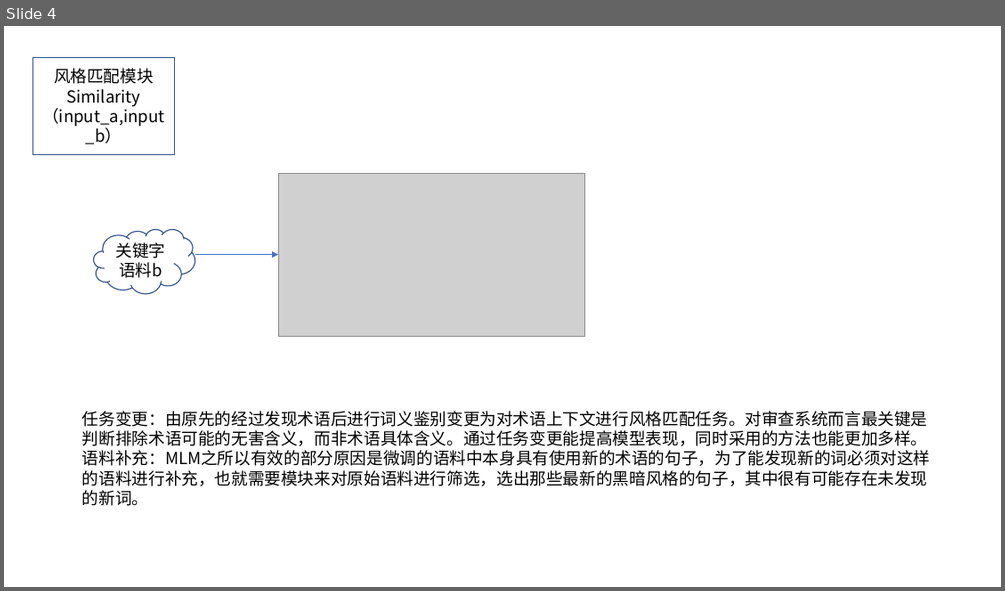
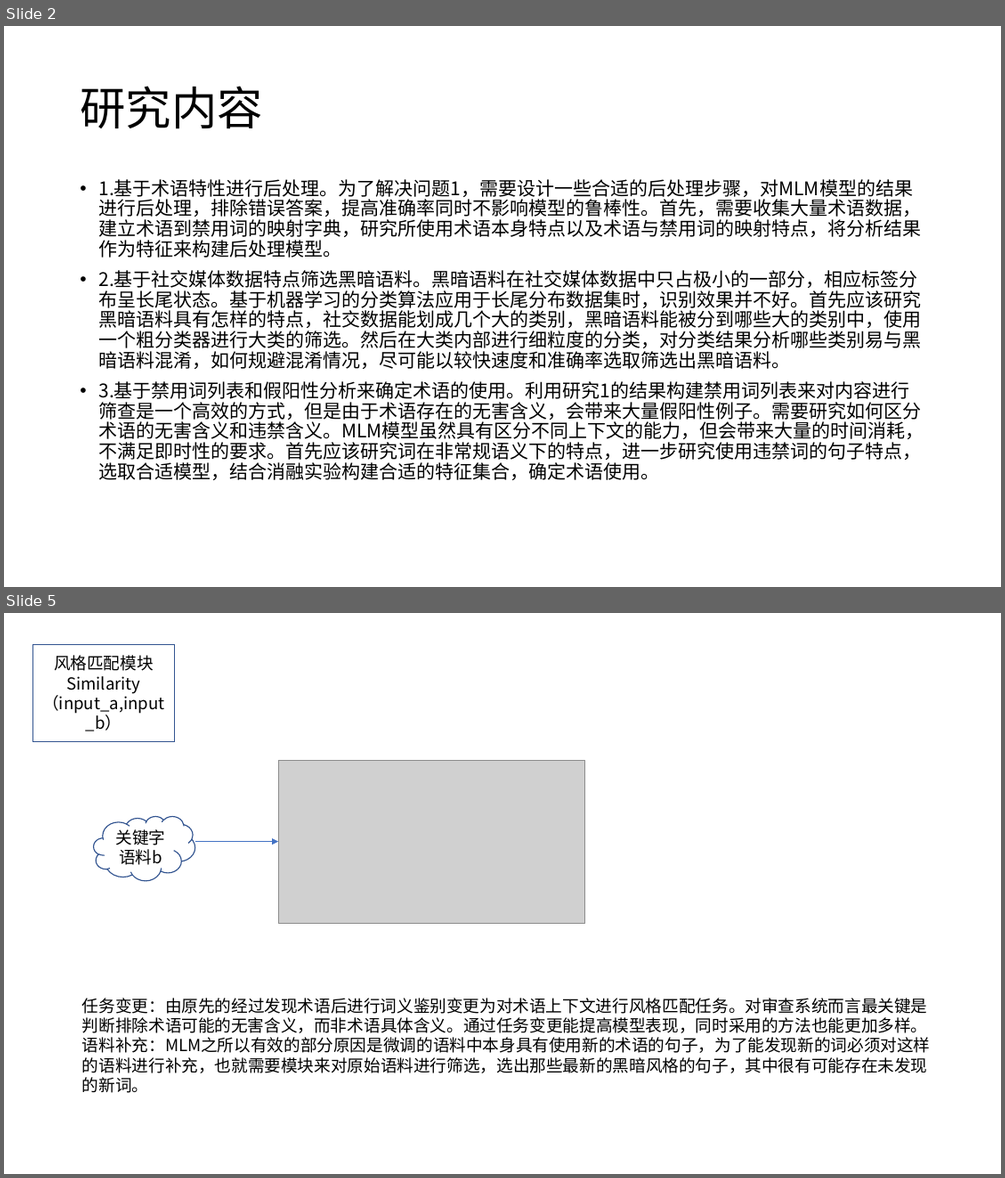
Before and after one commit to beardream98/gittest, a slide deck: nlp/毕业论文/委婉语检测/制图/新建 Microsoft PowerPoint 演示文稿.pptx. Shown one above the other, each under a label of ours: slide 4 before the commit, slides 2 and 5 after it; the slides between them are not shown. The pictures are 1005x591 and 1005x1178 pixels, drawn with LibreOffice and Linux fonts; fonts in the diff are those of the drawing; grey boxes stand for pictures. Boxes give left, top, right and bottom in pixels: in the first picture for what was removed or moved away, otherwise in the second. Text is boxed around its words. In the diff, an @@ line names an element or a change of style, - is before the commit and + after.

```diff
--- a/nlp/毕业论文/委婉语检测/制图/新建 Microsoft PowerPoint 演示文稿.pptx
+++ b/nlp/毕业论文/委婉语检测/制图/新建 Microsoft PowerPoint 演示文稿.pptx
@@ slide 2 added at <box>4,26,1001,587</box>, background #FFFFFF @@
@@ title added at <box>80,86,262,129</box>, 44 pt, text #000000 @@
+研究内容
@@ text added at <box>98,179,923,480</box>, 18 pt, text #000000 @@
+• 1.基于术语特性进行后处理。为了解决问题1，需要设计一些合适的后处理步骤，对MLM模型的结果进行后处理，排除错误答案，提高准确率同时不影响模型的鲁棒性。首先，需要收集大量术语数据，建立术语到禁用词的映射字典，研究所使用术语本身特点以及术语与禁用词的映射特点，将分析结果作为特征来构建后处理模型。
+• 2.基于社交媒体数据特点筛选黑暗语料。黑暗语料在社交媒体数据中只占极小的一部分，相应标签分布呈长尾状态。基于机器学习的分类算法应用于长尾分布数据集时，识别效果并不好。首先应该研究黑暗语料具有怎样的特点，社交数据能划成几个大的类别，黑暗语料能被分到哪些大的类别中，使用一个粗分类器进行大类的筛选。然后在大类内部进行细粒度的分类，对分类结果分析哪些类别易与黑暗语料混淆，如何规避混淆情况，尽可能以较快速度和准确率选取筛选出黑暗语料。
+• 3.基于禁用词列表和假阳性分析来确定术语的使用。利用研究1的结果构建禁用词列表来对内容进行筛查是一个高效的方式，但是由于术语存在的无害含义，会带来大量假阳性例子。需要研究如何区分术语的无害含义和违禁含义。MLM模型虽然具有区分不同上下文的能力，但会带来大量的时间消耗，不满足即时性的要求。首先应该研究词在非常规语义下的特点，进一步研究使用违禁词的句子特点，选取合适模型，结合消融实验构建合适的特征集合，确定术语使用。
@@ what was slide 4 is now slide 5 @@
```
Also in this commit, not shown: 3 slides changed, 38 other files.
